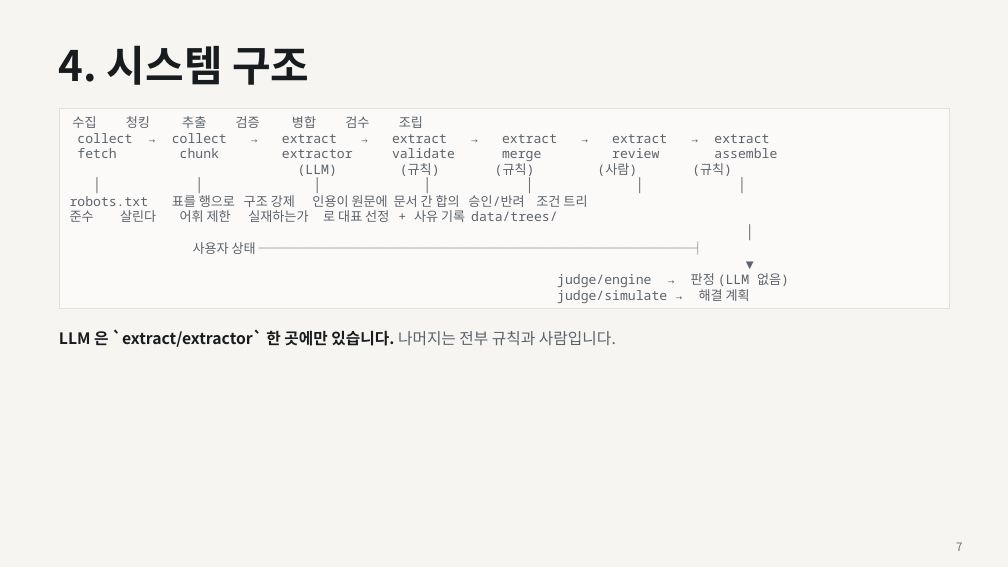
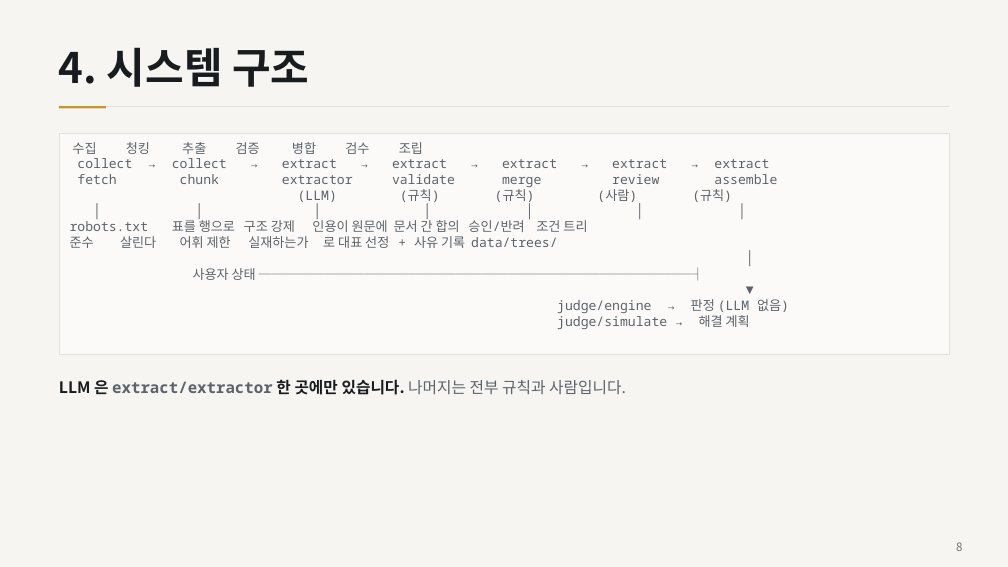
Before and after one commit to ChoHyeonChan/kb-ai-challenge-2026, a slide deck: slide 8 of docs/기술설명서.pptx (slide 7 before the commit). Drawn at 1008x567 pixels with LibreOffice and Linux fonts; fonts in the diff are those of the drawing. Boxes give left, top, right and bottom in pixels: in the first picture for what was removed or moved away, otherwise in the second. Text is boxed around its words. In the diff, an @@ line names an element or a change of style, - is before the commit and + after.

```diff
--- a/docs/기술설명서.pptx
+++ b/docs/기술설명서.pptx
@@ text "4. 시스템 구조" at (59, 47, 309, 87): line spacing 1 to 1.05 @@
@@ rectangle added at (59, 106, 949, 107), fill #E4E1DB @@
@@ rectangle added at (59, 106, 106, 108), fill #C19A2E @@
@@ rectangle "수집 청킹 추출 검증 병합 ...": place and size @@
-rectangle "수집 청킹 추출 검증 병합 ..." at (59, 109, 949, 309)
+rectangle "수집 청킹 추출 검증 병합 ..." at (59, 133, 949, 355)
@@ text at (59, 379, 626, 395): text changed; text colour #191C1F to #5C636B @@
-LLM 은 `extract/extractor` 한 곳에만 있습니다. 나머지는 전부 규칙과 사람입니다.
+LLM 은 extract/extractor 한 곳에만 있습니다. 나머지는 전부 규칙과 사람입니다.
@@ text at (956, 542, 962, 551): text changed @@
-7
+8
```
Also in this commit, not shown: 33 other slides changed, 3 slides added, 1 slide removed, 2 other files.
